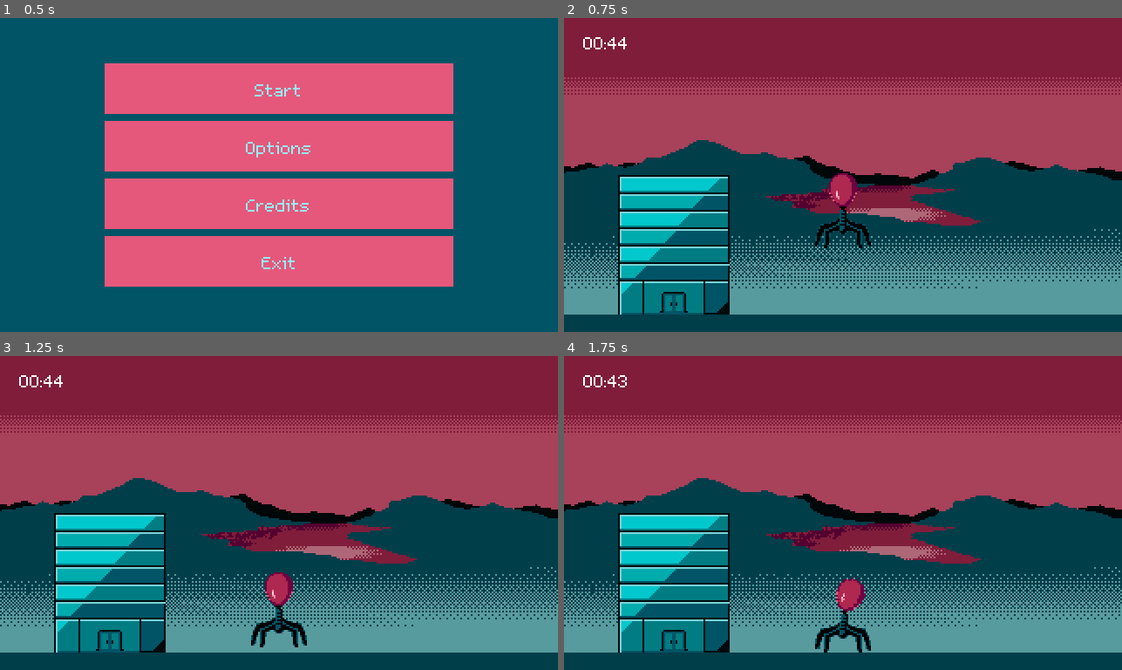
Above: before the commit, frames 1-4 (two rows, left to right).
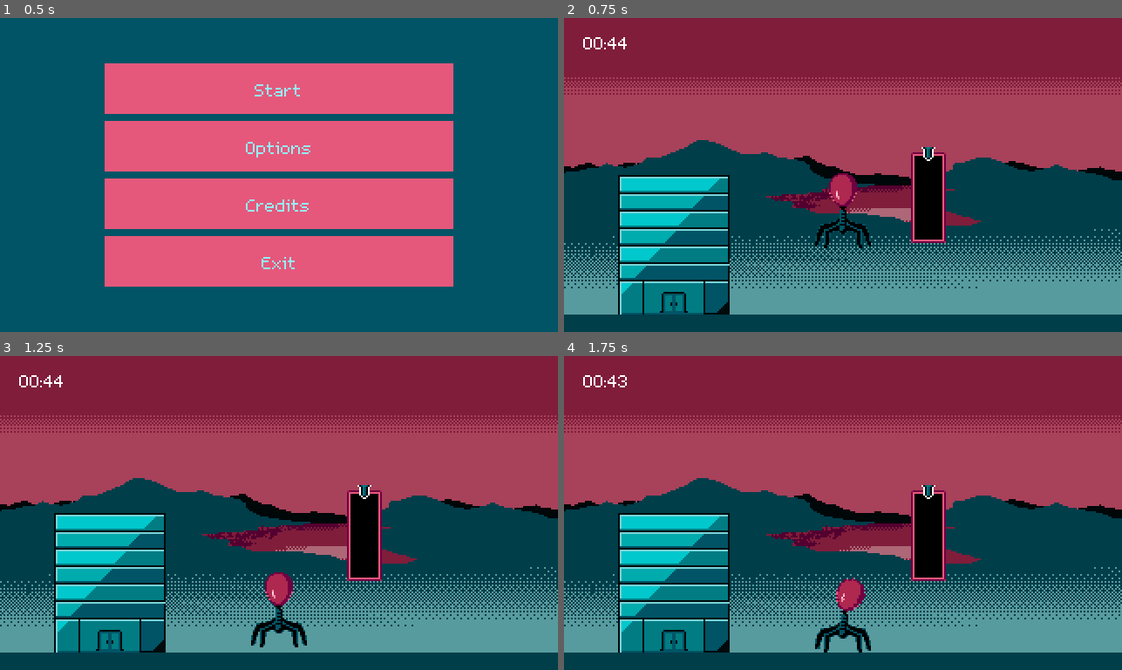
Above: after the commit, the same moments.

Repository: lily-swift/Jame-Gam-46
Game: Godot game, scene res://Scenes/main_menu.tscn
The game is run twice, just before and just after one commit, with the same random seed, the same clock (stepped at 60 frames per second) and the same inputs.
Inputs:
- Up to frame 1 (0.5 s): no input
- Up to frame 2 (0.75 s): click "Start" at 0.5 s
- Up to frame 3 (1.25 s): no input
- Up to frame 4 (1.75 s): tap Enter at 1.25 s; hold Right (moveRight) from 1.28 s (still down); tap Shift (drill) at 1.35 s; tap Space (jump) at 1.52 s

Frame 1 is identical in both runs. In frame 2, 1.7% of the frame differs, in the area x 62-69%, y 41-72%; in frame 3, 1.7%; in frame 4, 1.7%.

Commit message:
Started integrating minigame

Diff:
--- a/Game/Scenes/level.tscn
+++ b/Game/Scenes/level.tscn
@@ -25,10 +25,16 @@
 [ext_resource type="Texture2D" uid="uid://sxxf3vguh22n" path="res://Art/PlayerSprites/jump_body.png" id="17_nngtn"]
 [ext_resource type="Script" uid="uid://chj5h6bx5dnxr" path="res://Scenes/game_timer.gd" id="21_0cmrb"]
 [ext_resource type="Script" uid="uid://b8k3rora2iv3f" path="res://Scenes/landeffects.gd" id="21_pnhnk"]
+[ext_resource type="Script" uid="uid://dj7k8ccyxjwm4" path="res://Scripts/minigame.gd" id="23_md013"]
 [ext_resource type="AudioStream" uid="uid://bl1yw8n3bhn88" path="res://Sound/MUS_main.wav" id="24_gf56v"]
+[ext_resource type="Texture2D" uid="uid://cyp65uswy6fpn" path="res://Art/Minigame/inject_ui_border.png" id="24_ogdfn"]
 [ext_resource type="AudioStream" uid="uid://bju3uhc0bgxbh" path="res://Sound/SFX_land_gapless.wav" id="24_u0did"]
 [ext_resource type="Script" uid="uid://dyp6oiws3gvia" path="res://Scenes/soundtrack.gd" id="25_6y3s5"]
+[ext_resource type="Texture2D" uid="uid://bmud2g03j3cxp" path="res://Art/Minigame/inject_ui_bg.png" id="25_l1uqm"]
+[ext_resource type="Texture2D" uid="uid://b5cafsck0jg1b" path="res://Art/Minigame/inject_ui_injector.png" id="26_gx30c"]
 [ext_resource type="Script" uid="uid://du68t62m3wpjg" path="res://Scenes/camera_2d.gd" id="26_re0q2"]
+[ext_resource type="Shader" uid="uid://bwgeqbipqcx1m" path="res://Scenes/mask_shader.gdshader" id="27_jmchl"]
+[ext_resource type="Texture2D" uid="uid://bojaxmk520ruo" path="res://Art/whiteSquare.png" id="28_s14gf"]
 [ext_resource type="Texture2D" uid="uid://bgbdpnmhr0nvt" path="res://Art/Buildings/rubble4.png" id="29_hcs0j"]
 [ext_resource type="Texture2D" uid="uid://bi48mgib2pdt5" path="res://Art/Buildings/alt office-export-darker.png" id="31_csjfj"]
 [ext_resource type="Texture2D" uid="uid://fccm6rkj8qci" path="res://Art/Buildings/alt officebubble.png" id="31_d3deu"]
@@ -386,6 +392,15 @@
 "name": &"blank",
 "speed": 5.0
 }]
+
+[sub_resource type="RectangleShape2D" id="RectangleShape2D_cpxpw"]
+size = Vector2(24, 2)
+
+[sub_resource type="RectangleShape2D" id="RectangleShape2D_wbq00"]
+size = Vector2(24, 2)
+
+[sub_resource type="ShaderMaterial" id="ShaderMaterial_dx6so"]
+shader = ExtResource("27_jmchl")
 
 [node name="Level" type="Node2D"]
 texture_filter = 1
@@ -624,4 +639,51 @@
 script = ExtResource("37_bp4cd")
 camera = NodePath("../Balloon/Node/Camera2D")
 
+[node name="Minigame" type="Node2D" parent="."]
+position = Vector2(49, 3)
+script = ExtResource("23_md013")
+startDelay = 2.0
+cursorSpeed = 20.0
+winBarCount = 2
+winBarPixelHeight = 2
+offset = Vector2(75, 0)
+
+[node name="Minigame_Background" type="Sprite2D" parent="Minigame"]
+texture_filter = 1
+texture = ExtResource("24_ogdfn")
+
+[node name="Minigame_Bar" type="Sprite2D" parent="Minigame"]
+texture_filter = 1
+texture = ExtResource("25_l1uqm")
+
+[node name="Area2D" type="Area2D" parent="Minigame/Minigame_Bar"]
+position = Vector2(0, 25)
+
+[node name="CollisionShape2D" type="CollisionShape2D" parent="Minigame/Minigame_Bar/Area2D"]
+shape = SubResource("RectangleShape2D_cpxpw")
+disabled = true
+
+[node name="Minigame_Cursor" type="RigidBody2D" parent="Minigame"]
+position = Vector2(0, -47)
+mass = 0.001
+gravity_scale = 0.0
+
+[node name="CollisionShape2D" type="CollisionShape2D" parent="Minigame/Minigame_Cursor"]
+position = Vector2(0, 25)
+shape = SubResource("RectangleShape2D_wbq00")
+
+[node name="BackBufferCopy" type="BackBufferCopy" parent="Minigame/Minigame_Cursor"]
+copy_mode = 2
+
+[node name="Sprite2D" type="Sprite2D" parent="Minigame/Minigame_Cursor/BackBufferCopy"]
+texture_filter = 1
+texture = ExtResource("26_gx30c")
+
+[node name="Mask" type="Sprite2D" parent="Minigame"]
+material = SubResource("ShaderMaterial_dx6so")
+position = Vector2(0, -55.5)
+scale = Vector2(1, 3.3125)
+texture = ExtResource("28_s14gf")
+
+[connection signal="startMinigame" from="Balloon" to="Minigame" method="_on_balloon_start_minigame"]
 [connection signal="body_entered" from="VirusBody/Area2D" to="VirusBody/Area2D" method="_on_body_entered"]
--- a/Game/Scripts/playerController.gd
+++ b/Game/Scripts/playerController.gd
@@ -31,8 +31,9 @@
 
 var state : String = "Idle"
 var size : int = 2;
-
 var rot : float = 0;
+
+signal startMinigame(pos : Vector2, difficulty : int)
 
 func _physics_process(delta):
 	if(jumpT > 0):
@@ -87,6 +88,7 @@
 		building = virusDrillArea.get_overlapping_bodies()[0]
 		print(building)
 		state = "Drill"
+		startMinigame.emit(position, building.size)
 	else:
 		state = "Idle"
 		$LandSFX.play()
Not shown: 1 places in Game/Scenes/level.tscn that only renumber resources
